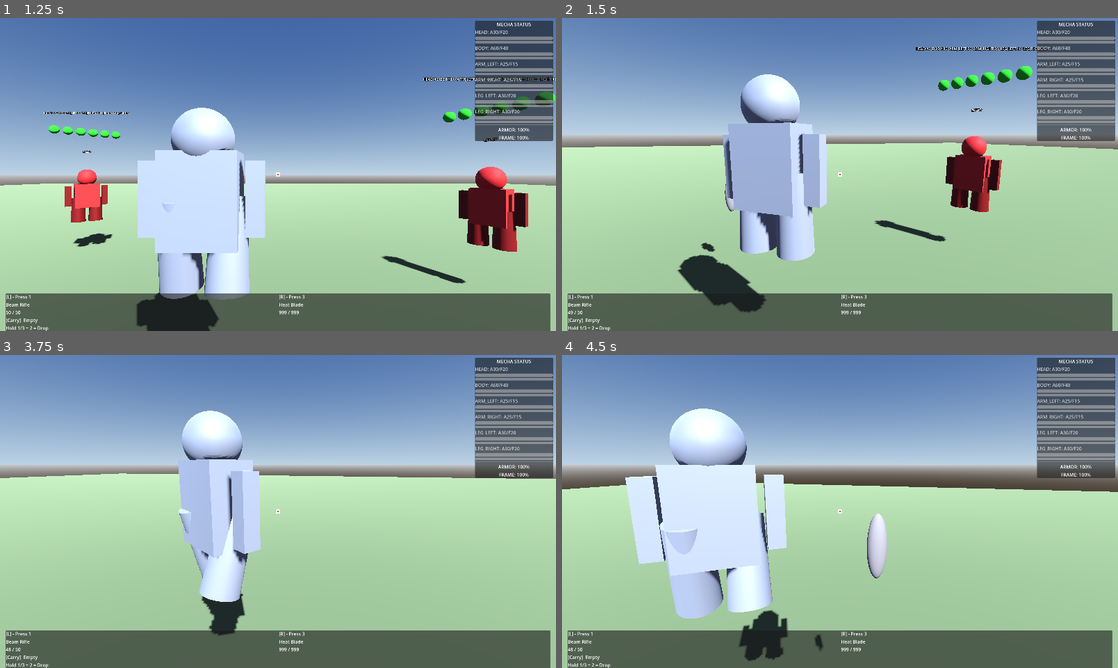
Above: before the commit, frames 1-4 (two rows, left to right).
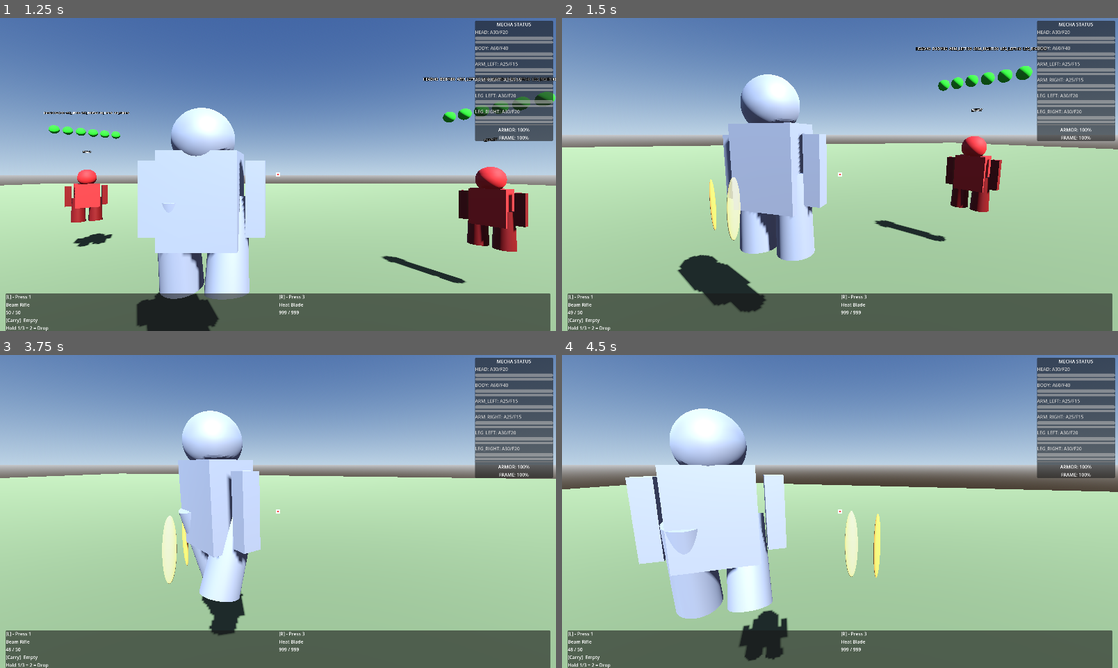
Above: after the commit, the same moments.

Repository: iHaveNoKnowledge/Godot_Project_rogue_mech
Game: Godot game, scene res://scenes/main_menu/main_menu.tscn
Two runs of this game, one before a commit and one after it. Both use one fixed random seed, a clock stepped at 60 frames per second and the inputs below.
Inputs (mouse positions are in pixels of both pictures, inside the frame that each line leads up to):
- Up to frame 1 (1.25 s): click "New Game" at 0.5 s
- Up to frame 2 (1.5 s): move the mouse to (867, 174) at 1.27 s; hold W (move_forward) from 1.28 s (still down); hold Middle mouse button (aim) from 1.28 s (still down); click (867, 174) at 1.42 s
- Up to frame 3 (3.75 s): tap Space (jump) at 1.52, 2.27 s; move the mouse to (250, 511) at 2.02 s; release Middle mouse button (aim) at 2.03 s; tap Tab (camera_unlock) at 2.1 s; move the mouse to (333, 442) at 2.77 s; release W (move_forward) at 2.78 s; hold D (move_right) 2.78-3.53 s; tap X (eject) at 2.85 s; move the mouse to (250, 574) at 3.52 s; hold W (move_forward) from 3.53 s (still down); click (250, 574) at 3.6 s
- Up to frame 4 (4.5 s): tap Space (jump) at 3.77 s; move the mouse to (1006, 558) at 4.27 s; release W (move_forward) at 4.28 s; hold A (move_left) from 4.28 s (still down); hold Right mouse button (fire_right) from 4.28 s (still down)

Frame 1 is identical in both runs. In frame 2, 0.6% of the frame differs, in the area x 24-33%, y 50-75%; in frame 3, 0.5%; in frame 4, 1.0%, in the area x 45-59%, y 49-95%.

Commit message:
feat: add visual effects system
- Create EffectManager with static methods for spawning effects
- Muzzle flash when firing projectiles
- Impact sparks when projectile hits surface
- Damage numbers floating up when hitting enemies
- Explosion effect when enemy is destroyed
- Effects auto-cleanup after duration

Diff:
--- /dev/null
+++ b/scenes/effects/vfx_muzzle_flash.tscn
@@ -0,0 +1,26 @@
+[gd_scene load_steps=3 format=3]
+
+[sub_resource type="ParticleProcessMaterial" id="ParticleProcessMaterial_flash"]
+direction = Vector3(0, 0, -1)
+spread = 30.0
+initial_velocity_min = 10.0
+initial_velocity_max = 20.0
+gravity = Vector3(0, 0, 0)
+scale_min = 0.3
+scale_max = 0.8
+color = Color(1, 0.8, 0.3, 1)
+
+[sub_resource type="StandardMaterial3D" id="ParticleMat"]
+transparency = 1
+billboard_mode = 3
+albedo_color = Color(1, 0.9, 0.5, 1)
+
+[node name="VFXMuzzleFlash" type="GPUParticles3D"]
+amount = 8
+lifetime = 0.2
+one_shot = true
+explosiveness = 1.0
+process_material = SubResource("ParticleProcessMaterial_flash")
+
+[node name="DrawPass1" type="MeshInstance3D" parent="."]
+mesh = SubResource("ParticleMat")
--- a/scenes/game_world.tscn
+++ b/scenes/game_world.tscn
@@ -7,6 +7,7 @@
 [ext_resource type="PackedScene" path="res://scenes/mecha/enemy_dummy_full.tscn" id="5"]
 [ext_resource type="PackedScene" path="res://scenes/ui/crosshair.tscn" id="6"]
 [ext_resource type="PackedScene" path="res://scenes/ui/weapon_hud.tscn" id="7"]
+[ext_resource type="Script" path="res://scripts/effects/effect_manager.gd" id="8"]
 
 [sub_resource type="ProceduralSkyMaterial" id="SkyMat"]
 sky_top_color = Color(0.2, 0.3, 0.5, 1)
@@ -74,4 +75,7 @@
 
 [node name="WeaponHUD" parent="." instance=ExtResource("7")]
 
+[node name="EffectManager" type="Node" parent="."]
+script = ExtResource("8")
+
 [node name="BackupSpawner" type="Node" parent="."]
--- /dev/null
+++ b/scripts/effects/effect_manager.gd
@@ -0,0 +1,144 @@
+class_name EffectManager
+extends Node
+
+static var instance: EffectManager = null
+
+
+func _ready() -> void:
+	instance = self
+
+
+static func spawn_muzzle_flash(position: Vector3, direction: Vector3) -> void:
+	if instance == null:
+		return
+
+	var flash = GPUParticles3D.new()
+	var mat = ParticleProcessMaterial.new()
+	mat.direction = direction
+	mat.spread = 30.0
+	mat.initial_velocity_min = 15.0
+	mat.initial_velocity_max = 25.0
+	mat.gravity = Vector3.ZERO
+	mat.scale_min = 0.2
+	mat.scale_max = 0.5
+
+	flash.process_material = mat
+	flash.amount = 6
+	flash.lifetime = 0.15
+	flash.one_shot = true
+	flash.explosiveness = 1.0
+	flash.emitting = true
+
+	var mesh_instance = MeshInstance3D.new()
+	var sphere = SphereMesh.new()
+	sphere.radius = 0.1
+	mesh_instance.mesh = sphere
+	var particle_mat = StandardMaterial3D.new()
+	particle_mat.transparency = BaseMaterial3D.TRANSPARENCY_ALPHA
+	particle_mat.albedo_color = Color(1, 0.9, 0.5, 0.8)
+	mesh_instance.material_override = particle_mat
+	flash.add_child(mesh_instance)
+
+	instance.add_child(flash)
+	flash.global_position = position
+	flash.look_at(position + direction)
+
+	await instance.get_tree().create_timer(0.3).timeout
+	flash.queue_free()
+
+
+static func spawn_impact(position: Vector3, normal: Vector3) -> void:
+	if instance == null:
+		return
+
+	var impact = GPUParticles3D.new()
+	var mat = ParticleProcessMaterial.new()
+	mat.direction = normal
+	mat.spread = 60.0
+	mat.initial_velocity_min = 3.0
+	mat.initial_velocity_max = 8.0
+	mat.gravity = Vector3(0, -5, 0)
+	mat.scale_min = 0.05
+	mat.scale_max = 0.15
+
+	impact.process_material = mat
+	impact.amount = 10
+	impact.lifetime = 0.4
+	impact.one_shot = true
+	impact.explosiveness = 0.8
+	impact.emitting = true
+
+	var mesh_instance = MeshInstance3D.new()
+	var sphere = SphereMesh.new()
+	sphere.radius = 0.05
+	mesh_instance.mesh = sphere
+	var particle_mat = StandardMaterial3D.new()
+	particle_mat.transparency = BaseMaterial3D.TRANSPARENCY_ALPHA
+	particle_mat.albedo_color = Color(1, 0.7, 0.3, 0.9)
+	mesh_instance.material_override = particle_mat
+	impact.add_child(mesh_instance)
+
+	instance.add_child(impact)
+	impact.global_position = position
+
+	await instance.get_tree().create_timer(0.5).timeout
+	impact.queue_free()
+
+
+static func spawn_damage_number(position: Vector3, damage: float, color: Color = Color.WHITE) -> void:
+	if instance == null:
+		return
+
+	var label = Label3D.new()
+	label.text = str(int(damage))
+	label.font_size = 32
+	label.billboard = BaseMaterial3D.BILLBOARD_ENABLED
+	label.no_depth_test = true
+	label.modulate = color
+
+	instance.add_child(label)
+	label.global_position = position + Vector3(randf_range(-0.5, 0.5), 1.0, 0)
+
+	var tween = instance.create_tween()
+	tween.set_parallel(true)
+	tween.tween_property(label, "position:y", position.y + 2.5, 0.8)
+	tween.tween_property(label, "modulate:a", 0.0, 0.8).set_delay(0.3)
+	tween.chain().tween_callback(label.queue_free)
+
+
+static func spawn_explosion(position: Vector3) -> void:
+	if instance == null:
+		return
+
+	var explosion = GPUParticles3D.new()
+	var mat = ParticleProcessMaterial.new()
+	mat.direction = Vector3(0, 1, 0)
+	mat.spread = 180.0
+	mat.initial_velocity_min = 8.0
+	mat.initial_velocity_max = 15.0
+	mat.gravity = Vector3(0, -3, 0)
+	mat.scale_min = 0.3
+	mat.scale_max = 0.8
+
+	explosion.process_material = mat
+	explosion.amount = 30
+	explosion.lifetime = 0.8
+	explosion.one_shot = true
+	explosion.explosiveness = 0.9
+	explosion.emitting = true
+
+	var mesh_instance = MeshInstance3D.new()
+	var sphere = SphereMesh.new()
+	sphere.radius = 0.2
+	mesh_instance.mesh = sphere
+	var particle_mat = StandardMaterial3D.new()
+	particle_mat.transparency = BaseMaterial3D.TRANSPARENCY_ALPHA
+	particle_mat.albedo_color = Color(1, 0.5, 0.1, 1)
+	mesh_instance.material_override = particle_mat
+	explosion.add_child(mesh_instance)
+
+	instance.add_child(explosion)
+	explosion.global_position = position
+
+	await instance.get_tree().create_timer(1.0).timeout
+	explosion.queue_free()
--- a/scripts/mecha/mecha_health_base.gd
+++ b/scripts/mecha/mecha_health_base.gd
@@ -135,6 +135,9 @@
 func _on_mecha_destroyed() -> void:
 	is_destroyed = true
 	mecha_destroyed.emit()
+
+	EffectManager.spawn_explosion(global_position + Vector3(0, 1.5, 0))
+
 	for slot in parts:
 		_hide_part(slot)
 
--- a/scripts/mecha/mecha_hitbox.gd
+++ b/scripts/mecha/mecha_hitbox.gd
@@ -21,8 +21,13 @@
 
 	var projectile = area.get_parent()
 	if projectile.has_method("get_damage"):
-		var damage = projectile.get_damage()
-		var damage_type = projectile.get("damage_type") or "kinetic"
+		var dmg = projectile.get_damage()
+		var dmg_type = projectile.get("damage_type") or "kinetic"
+
+		EffectManager.spawn_impact(projectile.global_position, Vector3.UP)
+
 		if health_system:
-			health_system.take_damage(damage, damage_type)
+			health_system.take_damage(dmg, dmg_type)
+			EffectManager.spawn_damage_number(projectile.global_position + Vector3(0, 2, 0), dmg, Color.WHITE)
+
 		projectile.queue_free()
--- a/scripts/mecha/weapon_manager.gd
+++ b/scripts/mecha/weapon_manager.gd
@@ -232,8 +232,11 @@
 
 	get_tree().current_scene.add_child(projectile)
 	var offset = Vector3(-0.5, 1.0, 0) if hand == "left" else Vector3(0.5, 1.0, 0)
-	projectile.global_position = get_parent().global_position + offset
+	var spawn_pos = get_parent().global_position + offset
+	projectile.global_position = spawn_pos
 	projectile.setup(direction, weapon.projectile_speed, weapon.damage)
+
+	EffectManager.spawn_muzzle_flash(spawn_pos, direction)
 
 
 func _get_fire_direction() -> Vector3:
--- a/scripts/systems/projectile.gd
+++ b/scripts/systems/projectile.gd
@@ -17,7 +17,12 @@
 	if timer >= lifetime:
 		queue_free()
 		return
+
 	move_and_slide()
+
+	if is_on_floor() or is_on_wall() or is_on_ceiling():
+		_spawn_impact()
+		queue_free()
 
 
 func setup(dir: Vector3, spd: float, dmg: float = 25.0, dmg_type: String = "kinetic") -> void:
@@ -29,3 +34,12 @@
 
 func get_damage() -> float:
 	return damage
+
+
+func _spawn_impact() -> void:
+	var normal = Vector3.UP
+	if is_on_floor():
+		normal = Vector3.UP
+	elif is_on_wall():
+		normal = get_wall_normal()
+	EffectManager.spawn_impact(global_position, normal)
Not shown: 1 places in scenes/game_world.tscn that only renumber resources
Not shown, added: scripts/mecha/enemy_health_full.gd.uid
